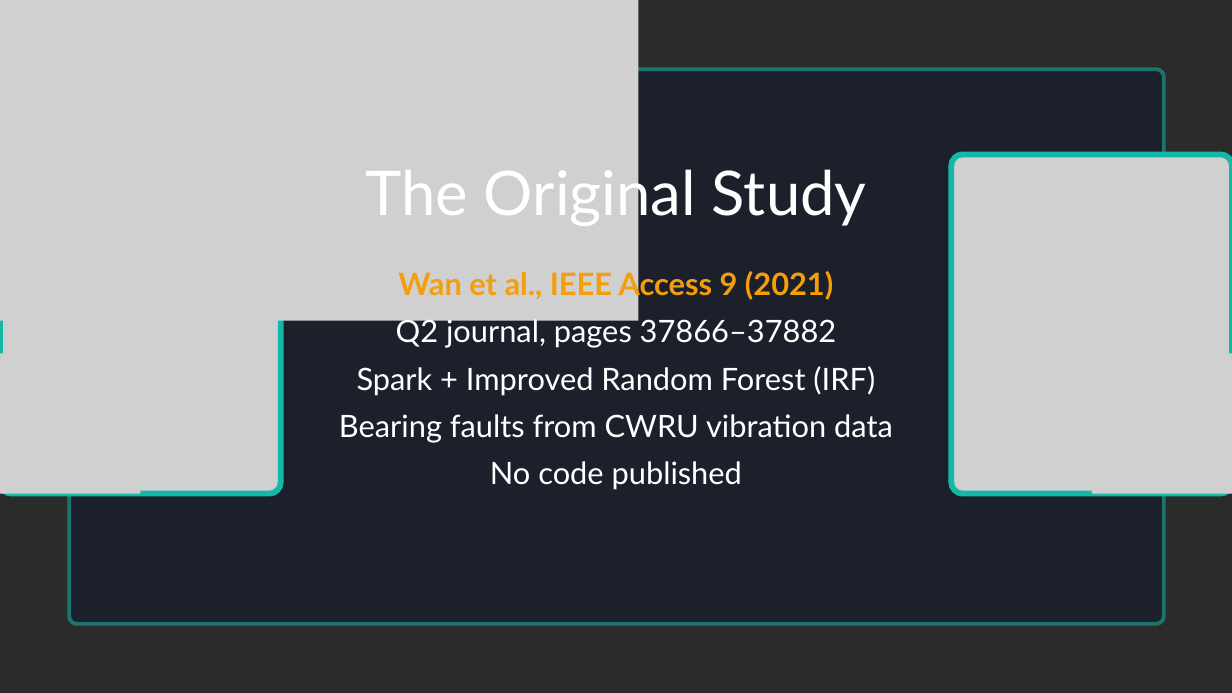
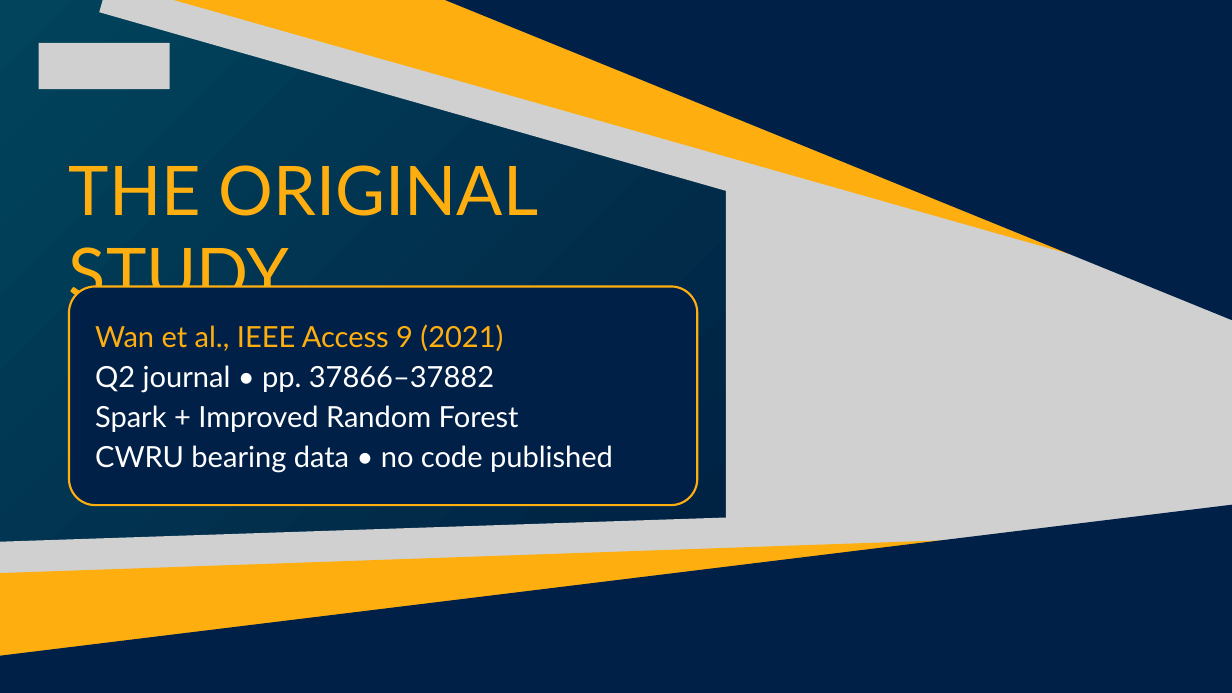
Before and after one commit to amnaaljasmi701/ai508-bearing-irf-reproduction, a slide deck: slide 3 of report/AI508_A2_Presentation.pptx. Drawn at 1232x693 pixels with LibreOffice and Linux fonts; fonts in the diff are those of the drawing; grey boxes stand for pictures; background and template pictures are left out; a plain dark background stands for a picture behind light text. Boxes give left, top, right and bottom in pixels: in the first picture for what was removed or moved away, otherwise in the second. Text is boxed around its words. In the diff, an @@ line names an element or a change of style, - is before the commit and + after.

```diff
--- a/report/AI508_A2_Presentation.pptx
+++ b/report/AI508_A2_Presentation.pptx
@@ background picture (left out) to gradient #01445C to #000F35 @@
@@ picture removed at box(0, 0, 638, 321) @@
@@ freeform shape added at box(39, 0, 1232, 365), fill #FFAE10 @@
@@ picture added at box(99, 0, 1232, 341) @@
@@ freeform shape added at box(198, 0, 1232, 397), fill #012047 @@
@@ picture added at box(39, 43, 170, 89) @@
@@ freeform shape removed at box(69, 69, 1164, 623) @@
@@ picture added at box(726, 83, 1232, 646) @@
@@ picture removed at box(0, 155, 281, 494) @@
@@ text at box(69, 165, 539, 310): text changed; size 72 to 80 pt; text colour #FFFFFF to #FFAE10 @@
-The Original Study
+THE ORIGINAL STUDY
@@ picture removed at box(951, 155, 1232, 494) @@
@@ rounded rectangle "Wan et al., IEEE Access ...": place and size @@
-rounded rectangle "Wan et al., IEEE Access ..." at box(339, 268, 893, 490)
+rounded rectangle "Wan et al., IEEE Access ..." at box(69, 286, 697, 505)
@@ rounded rectangle "Wan et al., IEEE Access ..." at box(69, 286, 697, 505): vertical alignment top to middle; fill none to #012047; outline none to #FFAE10 2.5 pt @@
@@ text in rounded rectangle at box(95, 324, 503, 351): size 36 to 34 pt, text colour #F59E0B to #FFAE10, bold off in "Wan et al., IEEE Access 9 (2021)"; alignment centre to left; less space between paragraphs @@
@@ picture removed at box(0, 354, 140, 494) @@
@@ picture removed at box(1092, 354, 1232, 494) @@
@@ text in rounded rectangle at box(95, 365, 613, 473): text changed; size 36 to 34 pt @@
-Q2 journal, pages 37866–37882
-Spark + Improved Random Forest (IRF)
-Bearing faults from CWRU vibration data
-No code published
+Q2 journal • pp. 37866–37882
+Spark + Improved Random Forest
+CWRU bearing data • no code published
@@ picture added at box(0, 504, 1152, 583) @@
@@ freeform shape added at box(0, 482, 1232, 693), fill #012047 @@
@@ freeform shape added at box(0, 523, 1232, 693), fill #FFAE10 @@
```
Also in this commit, not shown: 17 other slides changed, 1 slide added, 1 slide removed, 8 other files.
